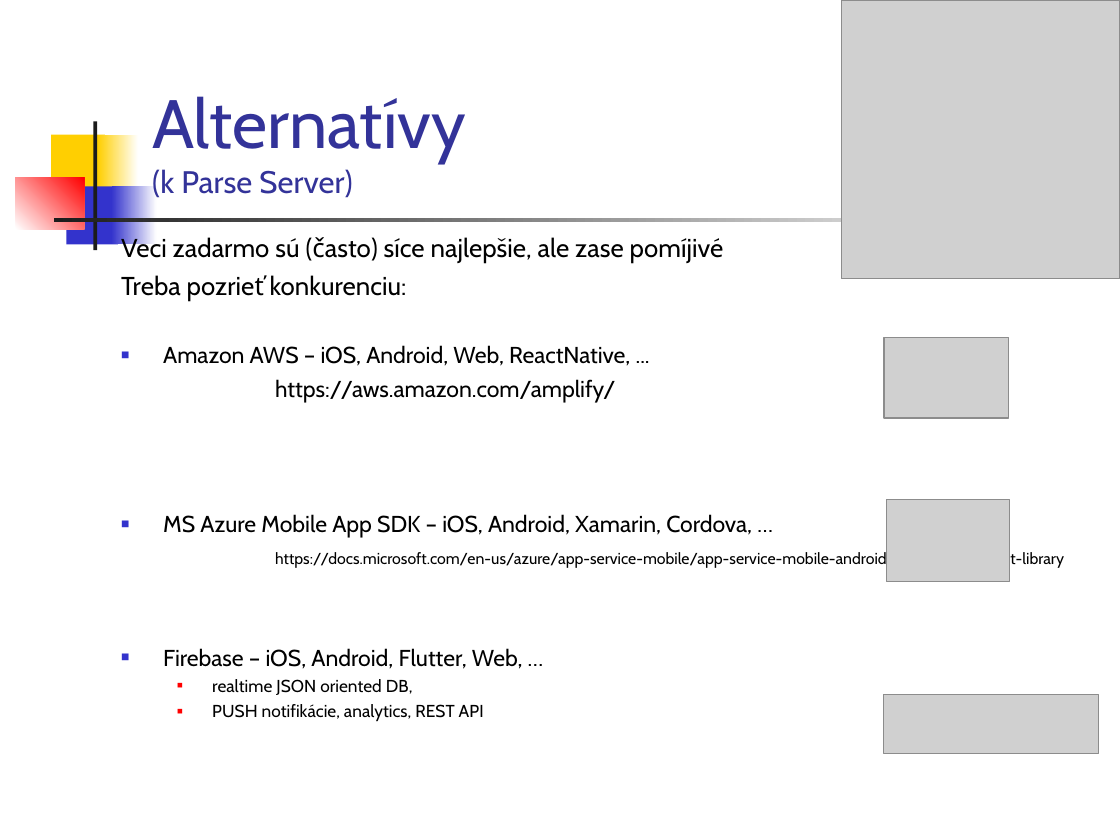
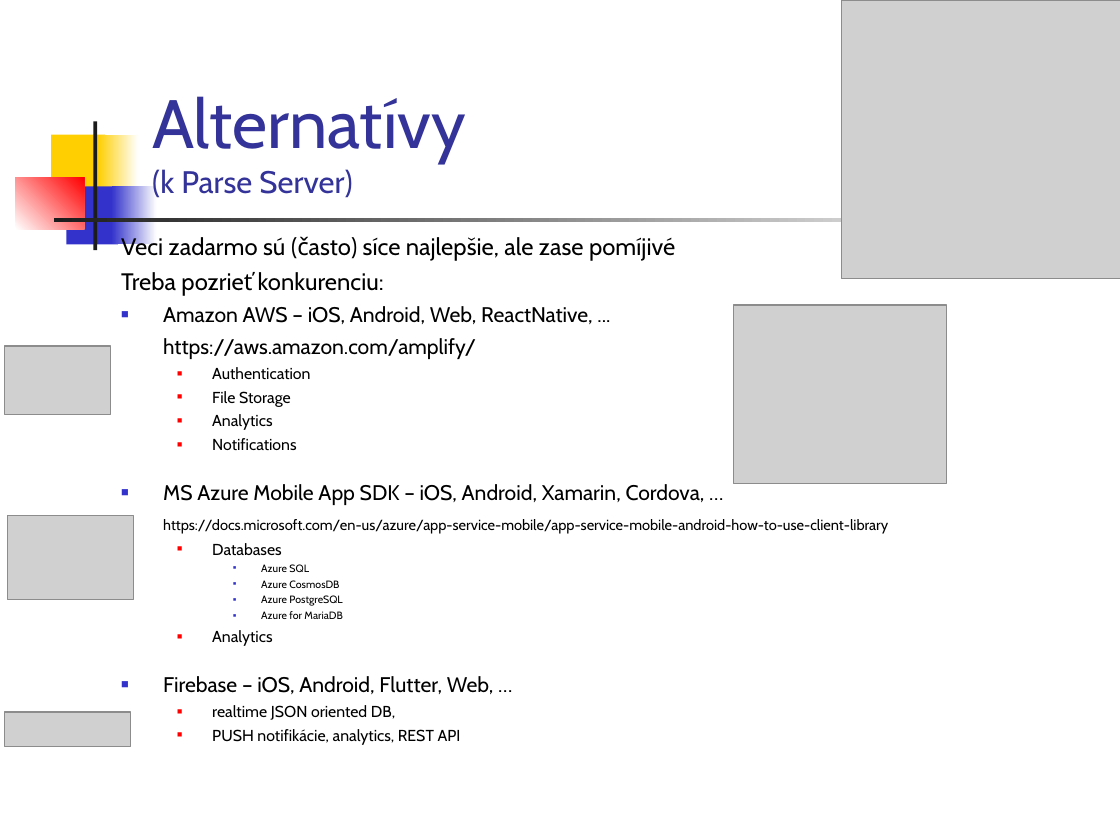
Before and after one commit to vmandro/Prednasky, a slide deck: slide 18 of 12/12_Android.ppt (slide 17 before the commit). Drawn at 1120x840 pixels with LibreOffice and Linux fonts; fonts in the diff are those of the drawing; grey boxes stand for pictures. Boxes give left, top, right and bottom in pixels: in the first picture for what was removed or moved away, otherwise in the second. Text is boxed around its words. In the diff, an @@ line names an element or a change of style, - is before the commit and + after.

```diff
--- a/12/12_Android.ppt
+++ b/12/12_Android.ppt
@@ text at [121,234,888,745]: size 16.6 to 15.3 pt in "Veci zadarmo sú (často) síce najlepšie, ale ...", "Treba pozrieť konkurenciu:"; size 14.8 to 13.6 pt in "Amazon AWS – iOS, Android, Web, ReactNative, ...", "https://aws.amazon.com/amplify/", "MS Azure Mobile App SDK – iOS, ...", "Firebase – iOS, Android, Flutter, Web, …"; size 10.2 to 9.3 pt in "https://docs.microsoft.com/en-us/azure/app-service-mobile/ap ..."; size 11.1 to 10.2 pt in "realtime JSON oriented DB,", "PUSH notifikácie, analytics, REST API" @@
@@ picture: place and size @@
-picture at [884,337,1008,418]
+picture at [734,305,946,484]
@@ picture: place and size @@
-picture at [884,694,1099,754]
+picture at [4,346,110,414]
@@ text at [212,367,310,450]: paragraphs added @@
+  ■ Authentication
+  ■ File Storage
+  ■ Analytics
+  ■ Notifications
@@ picture added at [8,515,133,599] @@
@@ text at [212,543,342,646]: paragraphs added @@
+  ■ Databases
+    ■ Azure SQL
+    ■ Azure CosmosDB
+    ■ Azure PostgreSQL
+    ■ Azure for MariaDB
+  ■ Analytics
@@ picture: place and size @@
-picture at [886,500,1009,582]
+picture at [4,712,130,747]
```
Also in this commit, not shown: 18 other slides changed, 1 slide added, 1 other file.
